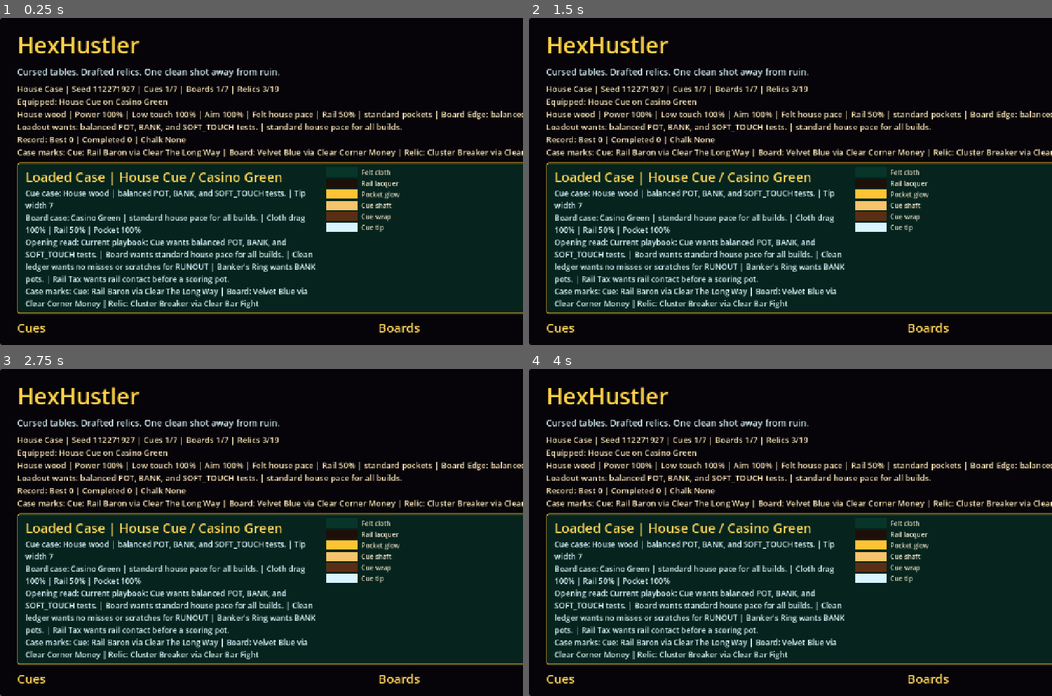
Above: before the commit, frames 1-4 (two rows, left to right).
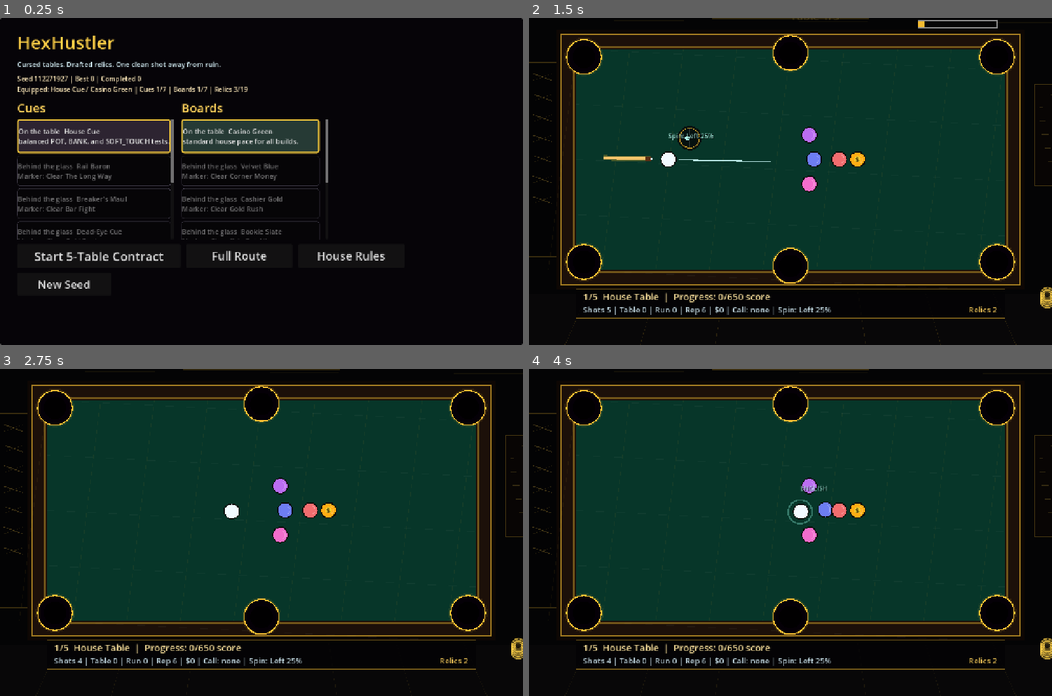
Above: after the commit, the same moments.

Repository: masamoon/hexhustler
Game: Godot game, scene res://scenes/main/GameRoot.tscn
The game is run twice, just before and just after one commit, with the same random seed, the same clock (stepped at 60 frames per second) and the same inputs.
Inputs (mouse positions are in pixels of both pictures, inside the frame that each line leads up to):
- Up to frame 1 (0.25 s): no input
- Up to frame 2 (1.5 s): click (628, 256) at 0.5 s, where only the run after the commit has a clickable "Start 5-Table Contract"; tap Enter at 1.25 s; move the mouse to (905, 165) at 1.27 s; hold D from 1.28 s (still down); tap Q at 1.35 s; click (905, 165) at 1.42 s
- Up to frame 3 (2.75 s): release D at 2 s; drag from (156, 548) to (235, 597) at 2.02 s
- Up to frame 4 (4 s): move the mouse to (842, 460) at 2.77 s; hold D 2.78-3.5 s; tap X at 2.85 s; drag from (764, 597) to (633, 483) at 3.52 s

The runs differ from the first frame. In frame 1, 51% of the frame differs, in the area x 3-100%, y 0-100%; in frame 2, 52%, in the area x 0-100%, y 0-100%; in frame 3, 52%; in frame 4, 52%.

Commit message:
Improve web UI scaling and pocket capture

Diff:
--- a/scripts/GameRoot.gd
+++ b/scripts/GameRoot.gd
@@ -42,11 +42,11 @@
 const BETA_CONTRACT_TABLES := 5
 const POCKET_CORNER_GAP := 76.0
 const POCKET_SIDE_GAP := 96.0
-const POCKET_SENSOR_RADIUS := 34.0
-const POCKET_CAPTURE_RADIUS := 28.0
+const POCKET_SENSOR_RADIUS := 42.0
+const POCKET_CAPTURE_RADIUS := 36.0
 const OUT_OF_BOUNDS_MARGIN := 30.0
 const TABLE_BACKSTOP_THICKNESS := 28.0
-const POCKET_THROAT_RADIUS := 56.0
+const POCKET_THROAT_RADIUS := 72.0
 const POCKET_ESCAPE_DEPTH := 18.0
 const CORNER_MOUTH_RETURN_RADIUS := 82.0
 const SPAWN_CLEARANCE := 48.0
@@ -872,7 +872,7 @@
 	if camera == null:
 		return
 	var table_bounds := TABLE_RECT.grow(RAIL_THICKNESS + 22.0)
-	table_bounds.size.y += 64.0
+	table_bounds.size.y += 112.0
 	var reserved_top := 18.0
 	var reserved_bottom := 18.0
 	var available := Rect2(
@@ -1113,14 +1113,15 @@
 	menu_root.add_theme_constant_override("separation", 12)
 	menu_scroll.add_child(menu_root)
 
-	var title := _new_label("HexHustler", 38, Color(1.0, 0.82, 0.28))
+	var title := _new_label("HexHustler", 30, Color(1.0, 0.82, 0.28))
 	menu_root.add_child(title)
-	var subtitle := _new_label("Cursed tables. Drafted relics. One clean shot away from ruin.", 15, Color(0.82, 0.92, 0.95))
+	var subtitle := _new_label("Cursed tables. Drafted relics. One clean shot away from ruin.", 12, Color(0.82, 0.92, 0.95))
 	menu_root.add_child(subtitle)
 
-	menu_summary = _new_label("", 14, Color(0.98, 0.9, 0.72))
+	menu_summary = _new_label("", 11, Color(0.98, 0.9, 0.72))
 	menu_root.add_child(menu_summary)
 	_build_menu_loadout_preview(menu_root)
+	menu_loadout_panel.visible = false
 
 	var columns := HBoxContainer.new()
 	columns.add_theme_constant_override("separation", 18)
@@ -1134,9 +1135,7 @@
 	menu_board_list = board_box.get_node("Scroll/List") as VBoxContainer
 	columns.add_child(board_box)
 
-	var relic_box := _menu_relic_column()
-	menu_relic_list = relic_box.get_node("Scroll/List") as VBoxContainer
-	columns.add_child(relic_box)
+	menu_relic_list = null
 
 	var menu_actions := HBoxContainer.new()
 	menu_actions.add_theme_constant_override("separation", 14)
@@ -1418,16 +1417,16 @@
 		var card_width := 338.0
 		if parent_control != null:
 			card_width = max(316.0, parent_control.custom_minimum_size.x - 22.0)
-		button.custom_minimum_size = Vector2(card_width, 112)
+		button.custom_minimum_size = Vector2(card_width, 74)
 		button.alignment = HORIZONTAL_ALIGNMENT_LEFT
 		_set_button_font_size(button, 14)
 		var trait_text := _cue_trait_text(id) if is_cue else _board_trait_text(id)
 		var visual_text := _cue_visual_line(id) if is_cue else _board_visual_line(id)
 		var status_text := _collection_status_line(unlocked, id == selected_id, freshly_unlocked)
-		var label := status_text + "  " + String(def.get("name", id)) + "\n" + String(def.get("text", "")) + "\n" + visual_text + "\n" + trait_text
+		var label := status_text + "  " + String(def.get("name", id)) + "\n" + (_cue_play_hint(id) if is_cue else _board_play_hint(id))
 		button.tooltip_text = String(def.get("name", id)) + "\n" + String(def.get("text", "")) + "\n" + visual_text + "\n" + trait_text + "\nPlaybook: " + (_cue_play_hint(id) if is_cue else _board_play_hint(id))
 		if not unlocked:
-			label = _collection_status_line(false, false, false) + "  " + String(def.get("name", id)) + "\nMarker: " + String(def.get("unlock", "Locked")) + "\n" + visual_text + "\n" + trait_text
+			label = _collection_status_line(false, false, false) + "  " + String(def.get("name", id)) + "\nMarker: " + String(def.get("unlock", "Locked"))
 			button.disabled = true
 			button.tooltip_text = String(def.get("name", id)) + "\nMarker: " + String(def.get("unlock", "Locked")) + "\n" + visual_text + "\n" + trait_text + "\nPlaybook: " + (_cue_play_hint(id) if is_cue else _board_play_hint(id))
 		button.text = label
@@ -1442,7 +1441,7 @@
 			card_fill = card_fill.lightened(0.14)
 			normal_border = Color(1.0, 0.82, 0.24, 0.96)
 			border_width = 3
-			button.custom_minimum_size.y = 124
+			button.custom_minimum_size.y = 84
 			button.tooltip_text = status_text + "\n" + button.tooltip_text
 		elif freshly_unlocked:
 			card_fill = card_fill.lightened(0.10)
@@ -1554,16 +1553,10 @@
 
 func _menu_house_case_text() -> String:
 	var lines: Array[String] = []
-	lines.append("House Case | Seed " + str(next_run_seed) + " | " + _menu_collection_progress_text())
-	if last_run_seed > 0:
-		lines.append("Last seed: " + str(last_run_seed))
-	lines.append("Equipped: " + _cue_name(selected_cue_id) + " on " + _board_name(selected_board_id))
-	lines.append(_cue_trait_text(selected_cue_id) + " | " + _board_trait_text(selected_board_id))
-	lines.append("Loadout wants: " + _cue_play_hint(selected_cue_id) + " | " + _board_play_hint(selected_board_id))
-	lines.append("Record: Best " + str(best_run_score) + " | Completed " + str(runs_completed) + " | Chalk " + _chalk_inventory_text())
+	lines.append("Seed " + str(next_run_seed) + " | Best " + str(best_run_score) + " | Completed " + str(runs_completed))
+	lines.append("Equipped: " + _cue_name(selected_cue_id) + " / " + _board_name(selected_board_id) + " | " + _menu_collection_progress_text())
 	if _has_new_case_unlocks():
-		lines.append(_new_case_unlock_text(7))
-	lines.append(_menu_next_marks_text())
+		lines.append(_new_case_unlock_text(3))
 	return "\n".join(lines)
 
 func _beta_contract_text(context: String = "run") -> String:
@@ -3181,14 +3174,9 @@
 func _show_table_intro() -> void:
 	if table_intro_panel == null:
 		return
-	var modifier_text := String(current_table.get("modifier_text", _modifier_display_text(current_table.get("modifier", &""))))
-	var table_number := "Table " + _contract_room_progress_text()
-	table_intro_title.text = table_number + "  |  " + _table_tier_text(current_table) + "  |  " + String(current_table.get("name", "Table"))
-	table_intro_body.text = String(current_table.get("biome", "")) + "\n" + _table_dossier_text() + "\n" + _table_piece_dossier_text(current_table) + "\n" + String(current_table.get("objective_text", "")) + "\n" + _objective_progress_text() + "\n" + _table_tier_rule_text(current_table) + "\n" + modifier_text + "\n" + _table_unlock_preview_text(StringName(current_table.get("id", &"")))
-	table_intro_footer.text = "Cue: " + _cue_name(selected_cue_id) + " | " + _cue_trait_text(selected_cue_id) + "\nBoard: " + _board_name(selected_board_id) + " | " + _board_trait_text(selected_board_id) + " | " + _run_upgrade_summary() + "\n" + _table_opening_read_text(current_table)
-	table_intro_panel.modulate = Color(1, 1, 1, 1)
-	table_intro_panel.visible = true
-	table_intro_seconds = 4.2
+	table_intro_panel.visible = false
+	table_intro_seconds = 0.0
+	print("Table intro: ", _contract_room_progress_text(), " ", String(current_table.get("name", "Table")), " | ", _objective_progress_text(), " | ", _table_dossier_text())
 	if shot_receipt_panel != null:
 		shot_receipt_panel.visible = false
 		shot_receipt_seconds = 0.0
@@ -4190,8 +4178,6 @@
 		return false
 	if _is_clean_pocket_entry(ball, pocket):
 		return true
-	if speed > 620.0 and center_error > capture_radius * 0.62:
-		return false
 	return true
 
 func _is_clean_pocket_entry(ball, pocket) -> bool:
@@ -4209,11 +4195,11 @@
 	if toward_speed < maxf(30.0, speed * 0.24):
 		return false
 	var throat: float = _board_pocket_throat_radius()
-	var alignment_floor := 0.48
+	var alignment_floor := 0.36
 	if distance <= throat * 0.62:
-		alignment_floor = 0.30
+		alignment_floor = 0.18
 	elif speed > 700.0:
-		alignment_floor = 0.58
+		alignment_floor = 0.42
 	return alignment >= alignment_floor
 
 func _return_ball_to_table(ball) -> void:
@@ -6541,14 +6527,14 @@
 	if current_table.is_empty():
 		return
 	var font := ThemeDB.fallback_font
-	var strip := Rect2(TABLE_RECT.position + Vector2(0.0, TABLE_RECT.size.y + RAIL_THICKNESS + 8.0), Vector2(TABLE_RECT.size.x, 44.0))
+	var strip := Rect2(TABLE_RECT.position + Vector2(0.0, TABLE_RECT.size.y + RAIL_THICKNESS + 10.0), Vector2(TABLE_RECT.size.x, 76.0))
 	draw_rect(strip, Color(0.012, 0.010, 0.018, 0.82))
 	draw_rect(strip, Color(accent.r, accent.g, accent.b, 0.44), false, 2.0)
 	var title := _contract_room_progress_text() + "  " + String(current_table.get("name", "Table")) + "  |  " + _objective_progress_text()
 	var stats := "Shots " + str(shots_remaining) + " | Table " + str(table_score) + " | Run " + str(run_score) + " | Rep " + str(run_health) + " | $" + str(run_cash) + " | " + _called_pocket_text() + " | " + _spin_label_text()
-	draw_string(font, strip.position + Vector2(14.0, 18.0), title, HORIZONTAL_ALIGNMENT_LEFT, strip.size.x - 28.0, 15, Color(1.0, 0.90, 0.62, 0.95))
-	draw_string(font, strip.position + Vector2(14.0, 37.0), stats, HORIZONTAL_ALIGNMENT_LEFT, strip.size.x - 160.0, 14, Color(0.86, 0.96, 1.0, 0.92))
-	draw_string(font, strip.position + Vector2(strip.size.x - 132.0, 37.0), "Relics " + str(relic_ids.size()), HORIZONTAL_ALIGNMENT_RIGHT, 118.0, 14, Color(1.0, 0.82, 0.36, 0.94))
+	draw_string(font, strip.position + Vector2(18.0, 29.0), title, HORIZONTAL_ALIGNMENT_LEFT, strip.size.x - 36.0, 24, Color(1.0, 0.90, 0.62, 0.95))
+	draw_string(font, strip.position + Vector2(18.0, 61.0), stats, HORIZONTAL_ALIGNMENT_LEFT, strip.size.x - 190.0, 20, Color(0.86, 0.96, 1.0, 0.92))
+	draw_string(font, strip.position + Vector2(strip.size.x - 160.0, 61.0), "Relics " + str(relic_ids.size()), HORIZONTAL_ALIGNMENT_RIGHT, 140.0, 20, Color(1.0, 0.82, 0.36, 0.94))
 
 func _rail_rect_for_id(id: StringName) -> Rect2:
 	var left := TABLE_RECT.position.x
